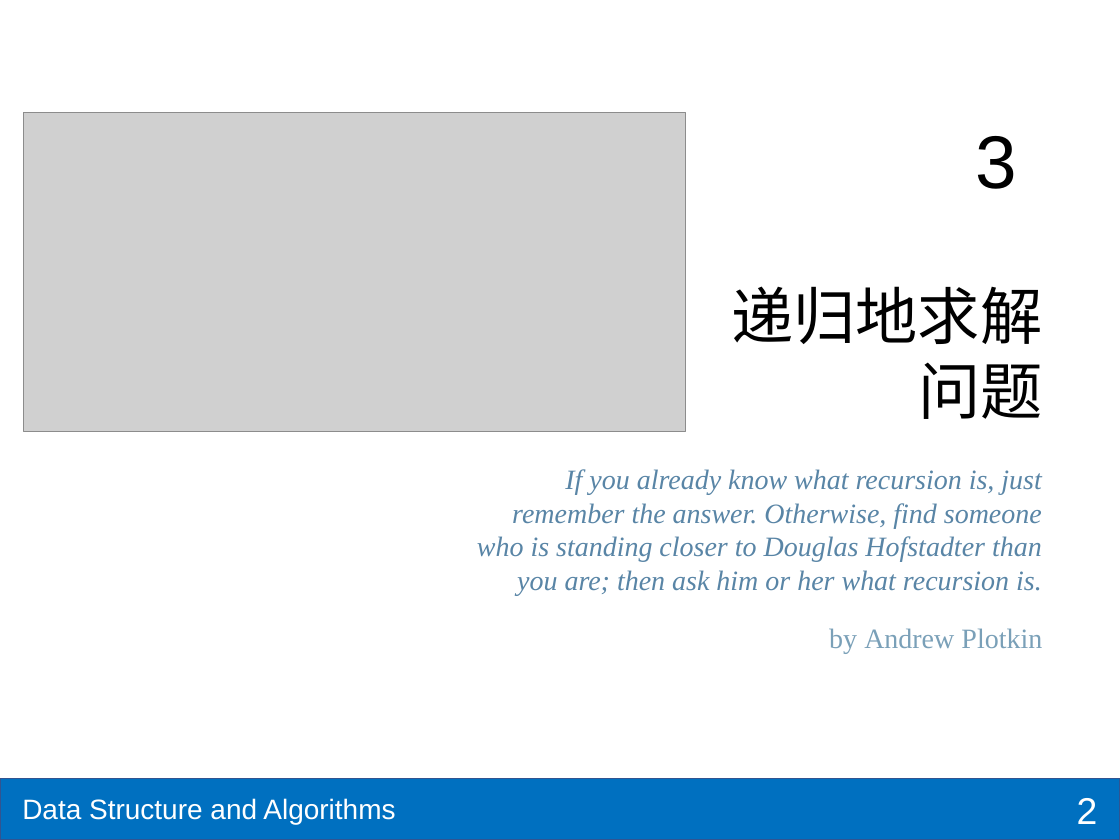
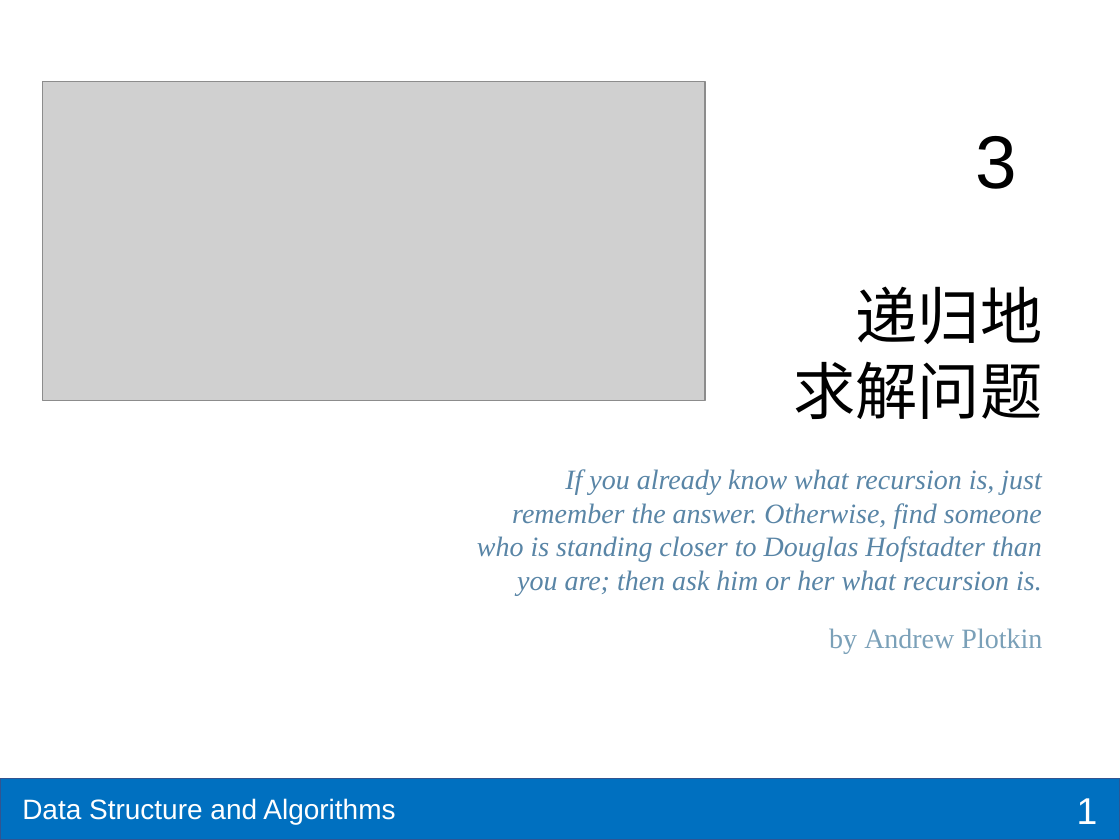
Before and after one commit to shzaiz/dx-public, a slide deck: slide 1 of notes/notes/ds-algo/ch3-recursive.pptx (slide 2 before the commit). Drawn at 1120x840 pixels with LibreOffice and Linux fonts; fonts in the diff are those of the drawing; grey boxes stand for pictures. Boxes give left, top, right and bottom in pixels: in the first picture for what was removed or moved away, otherwise in the second. Text is boxed around its words. In the diff, an @@ line names an element or a change of style, - is before the commit and + after.

```diff
--- a/notes/notes/ds-algo/ch3-recursive.pptx
+++ b/notes/notes/ds-algo/ch3-recursive.pptx
@@ picture: place and size @@
-picture at <box>24,112,685,431</box>
+picture at <box>43,82,704,401</box>
@@ text at <box>794,286,1043,419</box>: text changed @@
-递归地求解问题
+递归地
+求解问题
@@ page number at <box>1077,798,1098,824</box>: text changed @@
-2
+1
```
Also in this commit, not shown: 4 other slides changed, 11 slides added, 16 other files.
